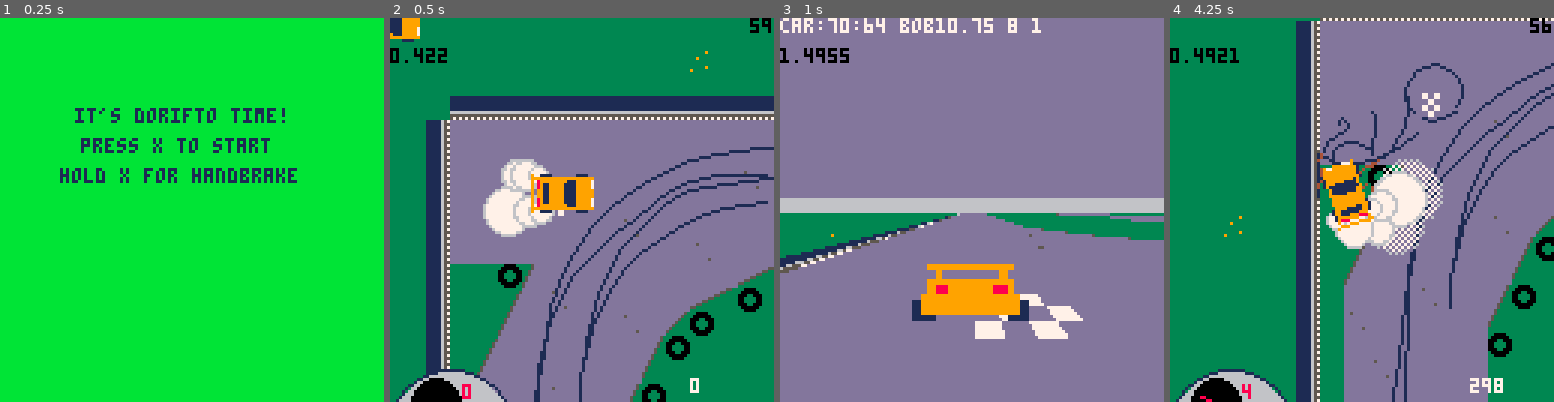
Above: before the commit, frames 1-4 (left to right).
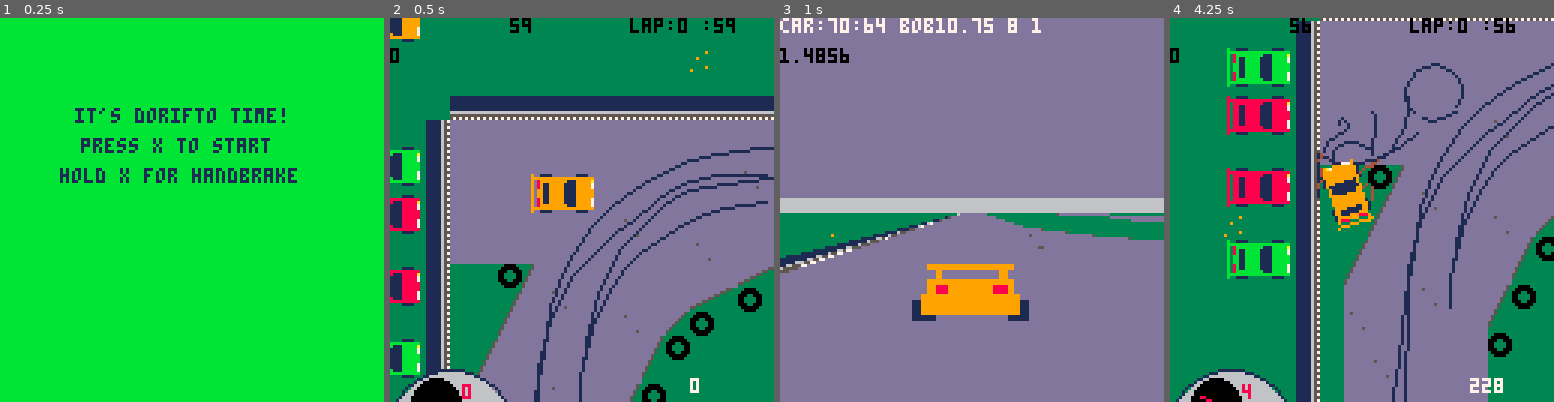
Above: after the commit, the same moments.

Repository: graearea/pico8
Game: PICO-8 cartridge skidmarks.p8
Same seed, same stepped clock (60 frames per second), same inputs: the game is played once before the commit and once after it.
Inputs:
- Up to frame 1 (0.25 s): no input
- Up to frame 2 (0.5 s): tap X (X key) at 0.33 s
- Up to frame 3 (1 s): tap O (Z key) at 0.7 s
- Up to frame 4 (4.25 s): tap X (X key) at 1.07, 1.85, 2.97, 4.08 s; hold Right 1.6-2.1 s; tap O (Z key) every 0.4 s from 1.7 to 4.1 s; hold Up 2.15-2.42 s; hold Right 2.47-3.03 s; hold Left 3.08-3.58 s; hold Right from 4.02 s (still down)

Frame 1 is identical in both runs. In frame 2, 6.0% of the frame differs, in the area x 0-100%, y 0-94%; in frame 3, 1.2%; in frame 4, 10%, in the area x 3-100%, y 0-98%.

Commit message:
scores and random stuff

Diff:
--- a/skidmarks.p8
+++ b/skidmarks.p8
@@ -31,6 +31,7 @@
 tyres=add_tyres()
 ended=false
 camera_location={}
+chase_clr=rnd(16)
 --sfx(10,1)
 print_skids(skids_l)
 menuitem(1,"toggle 3d", function()
@@ -45,8 +46,10 @@
 score=0
 function _update60()
  --do something
- current_score=(abs(car.angle)*car.speed)/1000
- score+=current_score
+ if skidding then
+  current_score=(abs(car.angle)*car.speed)/1000
+  score+=current_score
+end
  if((started==false or ended==true) and btn(❎)) then
   started=true
   timer_start=time()
@@ -112,7 +115,9 @@
 
   elseif (ended) then
     drawend()
-  elseif (started) then
+  elseif (not started) then
+   drawstart()
+  else
     window_x=car.x-58
     window_y=car.y-58
     camera(window_x,window_y)
@@ -133,10 +138,16 @@
     if bob!="" then printh(bob) end
     draw_speedo(0)
     print(flr(score),window_x+100,window_y+120,7)
-    print(stat(1),window_x+0,window_y+10,black) --CTRL-P FTW!
-    print(flr(game_length-(time()-timer_start)), window_x+120,window_y,black)
-  else
-    drawstart()
+    --print(stat(1),window_x+0,window_y+10,black) --CTRL-P FTW!
+    print("lap:"..lap_count.." :"..flr(game_length-(time()-timer_start)), window_x+80,window_y,black)
+    print(#lap_scores,window_x+0,window_y+10,black) --CTRL-P FTW!
+
+    for lap in all(lap_scores) do
+    if lap != nil then
+    print("lap:"..lap.count.." :".. lap.score, window_x+80,window_y+7*lap.count,black)
+    end
+    end
+     print(flr(game_length-(time()-timer_start)), window_x+40,window_y,black)
   end
 end
 
@@ -193,12 +204,17 @@
 end
 
 function new_lap(now,cnt)
+add(lap_scores,{count=cnt-1,score=flr(score)})
 return {
  start=now,
  finish=0,
  count=cnt
+
 }
 end
+
+lap_scores={}
+
 
 function record_lap()
  sprite=mget(car.x/8,car.y/8)
@@ -373,10 +389,10 @@
 	add_skids=function(self)
 	 if (self.x==70.06 and self.y==64) then return end
 		if(alternate%4==0) then
+    if accelerate then self:create_smoke_on_wheels() end
  		if (skidding) then
  	  self:add_skid(skids_r,self.r_wheels[1],true,true)
  	  self:add_skid(skids_l,self.r_wheels[2],true,true)
-    self:create_smoke_on_wheels()
 	   --add_new_dust
 	   was_skidding=true
 		 else
@@ -458,21 +474,21 @@
 mx=-0.0
 my=-0.6
 r=3
-    local cs, ss = cos(sw_rot), -sin(sw_rot)
-    local ssx, ssy, cx, cy = mx - 1, my - 1, mx+r/2, my+r/2
-
-    ssy -=cy
-    ssx -=cx
-
-    local delta_px = -ssx*8
-
-    for py = y-delta_px, y+delta_px-1 do
-        local sx, sy = cs * ssx + cx + ss * ssy,
-                      -ss * ssx + cy + cs * ssy
-
-        tline(x-delta_px, py, x+delta_px-1, py, sx, sy, cs/8, -ss/8)
-        ssy+=1/8
-    end
+local cs, ss = cos(sw_rot), -sin(sw_rot)
+local ssx, ssy, cx, cy = mx - 1, my - 1, mx+r/2, my+r/2
+
+ ssy -=cy
+ ssx -=cx
+
+ local delta_px = -ssx*8
+
+ for py = y-delta_px, y+delta_px-1 do
+  local sx, sy = cs * ssx + cx + ss * ssy,
+                -ss * ssx + cy + cs * ssy
+
+  tline(x-delta_px, py, x+delta_px-1, py, sx, sy, cs/8, -ss/8)
+  ssy+=1/8
+ end
 end
 
 -->8
@@ -495,8 +511,8 @@
  local pos =ghost[timer-(lap.finish-lap.start)]
  if pos!=nil then
   ghost_car.angle=pos.angle
-  ghost_car:create_smoke_on_wheels()
-  pal(9,12)
+  if(alternate%4==0) then ghost_car:create_smoke_on_wheels() end
+  pal(9,chase_clr)
   ghost_car:draw()
   pal()
 
@@ -759,7 +775,7 @@
 0000000000000000000000010000000100300000000000000000000000000000dddddddddddd55000055dddddddddddddddd55005000000005dddddddddddd50
 090011110000000011110001110001110000000000000200000009000000a000dddddddddd550000000055dddddddddddd550000d5000000005dddddddddd500
 0999999999999999999999099990999900000000020000000000000000000000dddddddd5500000000000055dddddddd55000000dd5000000005dddddddd5000
-0908999999999111999997099990999900000030000000000090000000000000dddddd55000000000000000055dddddd00000000ddd5000000005dddddd50000
+090899999999911199999a099990999900000030000000000090000000000000dddddd55000000000000000055dddddd00000000ddd5000000005dddddd50000
 0908911999991111999997099990999900000000000000000000000000a00000dddd550000000000000000000055dddd00000000dddd5000000005dddd500000
 0908911999991111999997099990999900000000000000000000000000000000dd5500000000000000000000000055dd00000000ddddd5000000005dd5000000
 09099119999911119999990999909999030000000000000200000900000000a05500000000000000000000000000005500000000dddddd500000000550000000
@@ -789,19 +805,19 @@
 0000000000000000000000000000000000005ddd5dddddddddddddd5ddd50000dd5005dddddddd5ddddddddd5555555511111657ddddddd55ddddddd00000000
 0000000000000000000000000000000000005ddd5dddddddddddddd5ddd50000ddd55ddddddddddddddddddd5757575711111655ddddddd55ddddddd00000000
 00999999999999000000000000999999999999000000000000000000000000000000000000000000000000000000000000000000000000000000000000000000
-00090000000090000000000000090000000090000900111100000000111100000000000000000000000000000000000000000000000000000000000000000000
-00999999999999000000000000999999999999000999999999999999999999000000000000000000000000000000000000000000000000000000000000000000
-00988999999889000000000000988999999889000908999999999111999997000000000000000000000000000000000000000000000000000000000000000000
-09999999999999900000000009999999999999900908911999991111999997000000000000000000000000000000000000000000000000000000000000000000
-19999999999999910000000019999999999999910908911999991111999997000000000000000000000000000000000000000000000000000000000000000000
-19999999999999910000000019999999999999910909911999991111999999000000000000000000000000000000000000000000000000000000000000000000
-11100000000001110000000011100000000001110909911999991111999999000000000000000000000000000000000000000000000000000000000000000000
-00000000000000000000000000000000000000000909911999991111999999000000000000000000000000000000000000000000000000000000000000000000
-00000000000000000000000000000000000000000908911999991111999997000000000000000000000000000000000000000000000000000000000000000000
-00000000000000000000000000000000000000000908911999991111999997000000000000000000000000000000000000000000000000000000000000000000
-00000000000000000000000000000000000000000908999999999111999997000000000000000000000000000000000000000000000000000000000000000000
-00000000000000000000000000000000000000000999999999999999999999000000000000000000000000000000000000000000000000000000000000000000
-00000000000000000000000000000000000000000900111100000000111100000000000000000000000000000000000000000000000000000000000000000000
+00090000000090000000000000090000000090000900111100000000111100000800111100000000111100000b00111100000000111100000000000000000000
+00999999999999000000000000999999999999000999999999999999999999000888888888888888888888000bbbbbbbbbbbbbbbbbbbbb000000000000000000
+0098899999988900000000000098899999988900090899999999911199999a00080888888888811188888a000b08bbbbbbbbb111bbbbba000000000000000000
+09999999999999900000000009999999999999900908911999991111999997000808811888881111888887000b08b11bbbbb1111bbbbb7000000000000000000
+19999999999999910000000019999999999999910908911999991111999997000808811888881111888887000b08b11bbbbb1111bbbbb7000000000000000000
+19999999999999910000000019999999999999910909911999991111999999000808811888881111888888000b0bb11bbbbb1111bbbbbb000000000000000000
+11100000000001110000000011100000000001110909911999991111999999000808811888881111888888000b0bb11bbbbb1111bbbbbb000000000000000000
+00000000000000000000000000000000000000000909911999991111999999000808811888881111888888000b0bb11bbbbb1111bbbbbb000000000000000000
+00000000000000000000000000000000000000000908911999991111999997000808811888881111888887000b08b11bbbbb1111bbbbb7000000000000000000
+00000000000000000000000000000000000000000908911999991111999997000808811888881111888887000b08b11bbbbb1111bbbbb7000000000000000000
+00000000000000000000000000000000000000000908999999999111999997000808888888888111888887000b08bbbbbbbbb111bbbbb7000000000000000000
+00000000000000000000000000000000000000000999999999999999999999000888888888888888888888000bbbbbbbbbbbbbbbbbbbbb000000000000000000
+00000000000000000000000000000000000000000900111100000000111100000800111100000000111100000b00111100000000111100000000000000000000
 00000000000000000000000000000000000000000000000000000000000000000000000000000000000000000000000000000000000000000000000000000000
 00000000000000000000000000000000000000000000000000000000000000000000000000000000000000000000000000000000000000000000000000000000
 00000000000000000000000000000000000000000000000000000000000000000000000000000000000000000000000000000000000000000000000000000000
@@ -1021,16 +1037,16 @@
 0000000000000000000000000000000000000000000000000000000000000000000000000000000000000000000000000000000000000000000000000000000000000000000000000000000000000000000000000000000000000000000000000000000000000000000000000000000000000000000000000000000000000000
 000000003b3b3b3b3b3b3b3b3b3b3b3b3b3b3b3b3b3b3b3b3b3b3b3b3b3b3b3b3b3b3b3b3b3b3b3b3b3b3b3b3b3b3b3b3b3b3b3b3b3b3b3b3b3b3b3b3b3b3b3b3b3b3b3b3b3b3b3b3b3b3b3b3b3b3b3b3b3b3b3b3b3b3b3b3b3b3b3b3b3b3b3b3b3b3b3b3b3b2c00000000000000000000000400000000000000050000000000
 0000003c3a3a3a3a3a3a3a3a3a3a3a28282828292828282a28282828282828282828282828282828282828282828282828282828282828282828282828283a3a3a3a3a393a3a3a3a3a3a3a2627000000000000000000000000000000000500070000000000002c00000005000000000000000000000000070000000000000000
-0000003c3a3a3a3a3a3a3a3a3a3a2828282828292828282a28282828282828282828282828282839282828282828282839282828282828282828282828283a3a3a3a3a3a3a3a3a3a3a3a3a3a3a0d0000000000000000060000000000000000000000000000002c00000000000000000000000000000000000000000000040000
-0000003c3a3a3a3a3a3a3a3a28282828392828292828282a28282828282828282828282828282828282828282828282828282828282828282828282828283a3a3a3a3a3a3a3a3a3a3a3a3a3a3a3a0d00000000000000000000000000060000000000000000002c00000000000000000000000000000000000000000000000000
-0000003c3a3a3a3a2a3a3a3a28282828282828292828282a28282828282828283928282828282828282828282828282828282828282828282828282828283a3a3a3a3a3a3a3a3a3a3a3a3a3a3a3a3a0d000000000000000000000000000000000000000000062c00000000000000000000060000000000060000000000000000
-0000003c3a3a3a3a3a3a3a3928282828282828292828282a282828282828282828282828282828282828392828282828282828282828283928282828393a3a3a3a3a393a3a3a3a3a3a3a3a393a3a3a3a0d0000000000000000000000000000000000000000002c00000000000000000000000000000000000000000000000000
+4b4c4d3c3a3a3a3a3a3a3a3a3a3a2828282828292828282a28282828282828282828282828282839282828282828282839282828282828282828282828283a3a3a3a3a3a3a3a3a3a3a3a3a3a3a0d0000000000000000060000000000000000000000000000002c00000000000000000000000000000000000000000000040000
+5b5c5d3c3a3a3a3a3a3a3a3a28282828392828292828282a28282828282828282828282828282828282828282828282828282828282828282828282828283a3a3a3a3a3a3a3a3a3a3a3a3a3a3a3a0d00000000000000000000000000060000000000000000002c00000000000000000000000000000000000000000000000000
+48494a3c3a3a3a3a3a3a3a3a28282828282828292828282a28282828282828283928282828282828282828282828282828282828282828282828282828283a3a3a3a3a3a3a3a3a3a3a3a3a3a3a3a3a0d000000000000000000000000000000000000000000062c00000000000000000000060000000000060000000000000000
+58595a3c3a3a3a3a3a3a3a3928282828282828292828282a282828282828282828282828282828282828392828282828282828282828283928282828393a3a3a3a3a393a3a3a3a3a3a3a3a393a3a3a3a0d0000000000000000000000000000000000000000002c00000000000000000000000000000000000000000000000000
 0000003c3a3a3a3a3a3a3a3a3a283928282828292828282a282828283928282828282828282828282828282828282828282828282828282828282828283a3a3a3a3a3a3a3a3a3a3a3a3a3a3a3a3a3a3a3a0d00000000000000000000000000000000000000002c00000000060000000000000000000000000000000000000000
-0000003c00002b353a3a3a3a3a3a3a3a08092b000000000000000000000000000000000000000007000000000000000000050007000000000000000000002b00002b002b002b0a0b3a3a3a3a3a3a3a393a3a0d000000000000000000000006000000000000002c00000000040000000000000000000000000000000000000000
-0000003c0000343a393a3a3a3a3a08092b3300000000000000000000050000000000000000000000000000000000000000000000000000000000000000000000000000000000002b0e3a3a3a3a3a3a3a3a3a3a0d0000000400000000000000000000000000002c00000000000000000000000000000000000400000007000006
+48494a3c00002b353a3a3a3a3a3a3a3a08092b000000000000000000000000000000000000000007000000000000000000050007000000000000000000002b00002b002b002b0a0b3a3a3a3a3a3a3a393a3a0d000000000000000000000006000000000000002c00000000040000000000000000000000000000000000000000
+58595a3c0000343a393a3a3a3a3a08092b3300000000000000000000050000000000000000000000000000000000000000000000000000000000000000000000000000000000002b0e3a3a3a3a3a3a3a3a3a3a0d0000000400000000000000000000000000002c00000000000000000000000000000000000400000007000006
 0600003c0000353a3a3a3a393a0f2b000000000000000000000700000000000000000000000000000000000000000000060000000000000000000000000000000000000000000000000e3a3a3a3a393a3a3a3a3a0d00000000000000000000000000000000052c00000000000000000000070000050000000000000000000000
-0000003c00343a3a3a3a3a3a182b00000000000006000000000000000000000400000600000000000000000400000000000000000000000607000000000000060000000000060000002b0e3a3a3a3a3a3a3a3a3a3a0d000000000000000000000000000000002c00000000000000000000000000000000000000000000000000
-0000003c00353a3a3a3a3a3a1c00000000000000000000000000000000000000000000000000050000000000000000000000000000000000000000000000000000000000000000000000000e3a3a3a3a3a3a3a3a3a3a0d0000000500000000000000000000002c00000000000000000000000000000000000000000000000000
+4b4c4d3c00343a3a3a3a3a3a182b00000000000006000000000000000000000400000600000000000000000400000000000000000000000607000000000000060000000000060000002b0e3a3a3a3a3a3a3a3a3a3a0d000000000000000000000000000000002c00000000000000000000000000000000000000000000000000
+5b5c5d3c00353a3a3a3a3a3a1c00000000000000000000000000000000000000000000000000050000000000000000000000000000000000000000000000000000000000000000000000000e3a3a3a3a3a3a3a3a3a3a0d0000000500000000000000000000002c00000000000000000000000000000000000000000000000000
 0000003c003a3a3a393a3a182b0000000000000000000000000600000000000000000000000000000000000000000000000000000000000000000000000000000000000000000000000000000e3a3a3a3a3a3a3a3a3a3a0d00000000000000000000000000002c00000000000000000000000000000000000000000000000000
 0000003c00393a3a3a3a3a1c00000000000000000000000000000000000000000000000000000000000000000000000000000600000000000000000000000000000000000000000000000000000e3a3a3a3a3a3a3a3a3a3a0d000000000000000000000000002c00000000000000000000000000000000000000000000000000
 0000003c003a3a3a3a3a3a2b0000000005000000000000000000000000000000000000000000000000000000000000000000000000000000000000000000000000000000000004000000070000060e3a3a3a3a3a3a3a3a3a3a0d0000000000000000000004002c00000000000000000000040000000000000005000000000000
